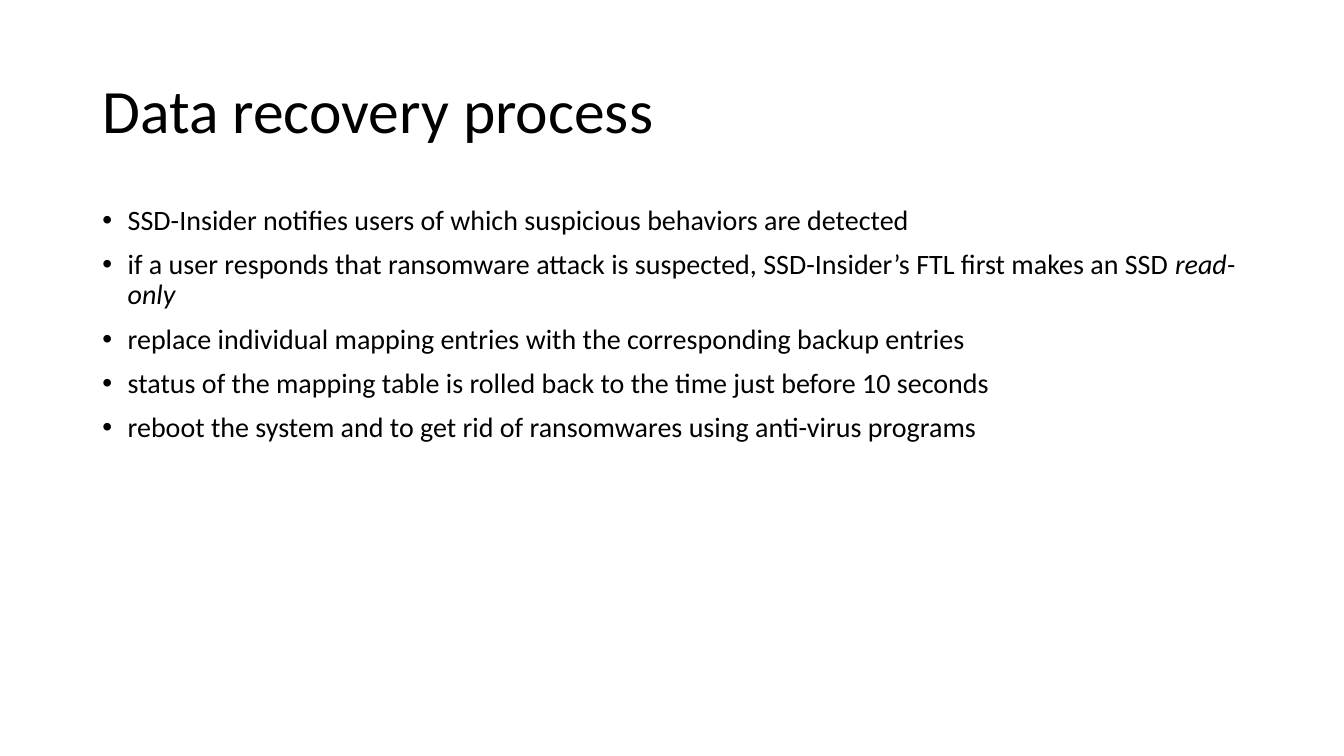
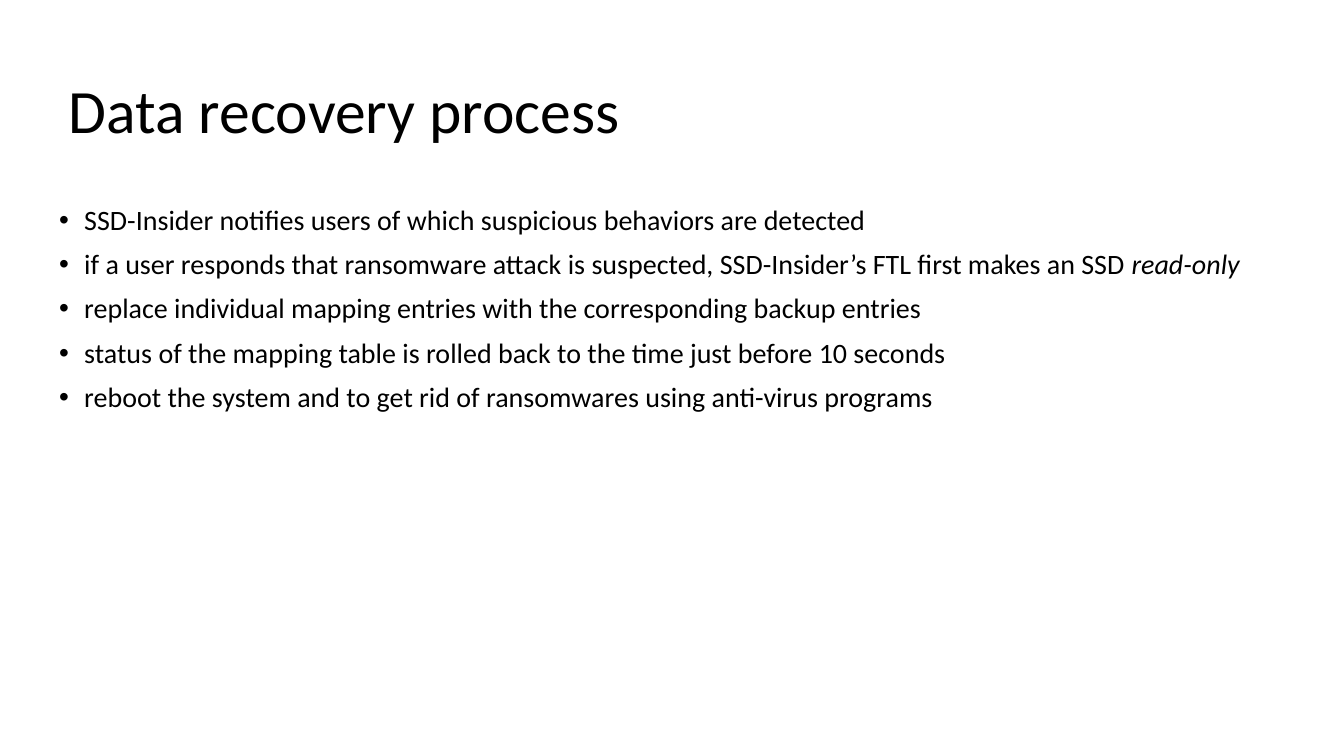
Before and after one commit to Mipt-OpenChannelSSD-Lab/Experiment, a slide deck: slide 12 of Ransome_SSD_project.pptx. Drawn at 1344x756 pixels with LibreOffice and Linux fonts; fonts in the diff are those of the drawing. Boxes give left, top, right and bottom in pixels: in the first picture for what was removed or moved away, otherwise in the second. Text is boxed around its words. In the diff, an @@ line names an element or a change of style, - is before the commit and + after.

```diff
--- a/Ransome_SSD_project.pptx
+++ b/Ransome_SSD_project.pptx
@@ title "Data recovery process": place and size @@
-title "Data recovery process" at [102,93,653,143]
+title "Data recovery process" at [69,93,619,143]
@@ text "SSD-Insider notifies users of which ..." rewrapped from [128,210,1235,442] to [84,210,1240,412] @@
```
Also in this commit, not shown: 3 other slides changed, 1 slide added, 1 slide removed.
